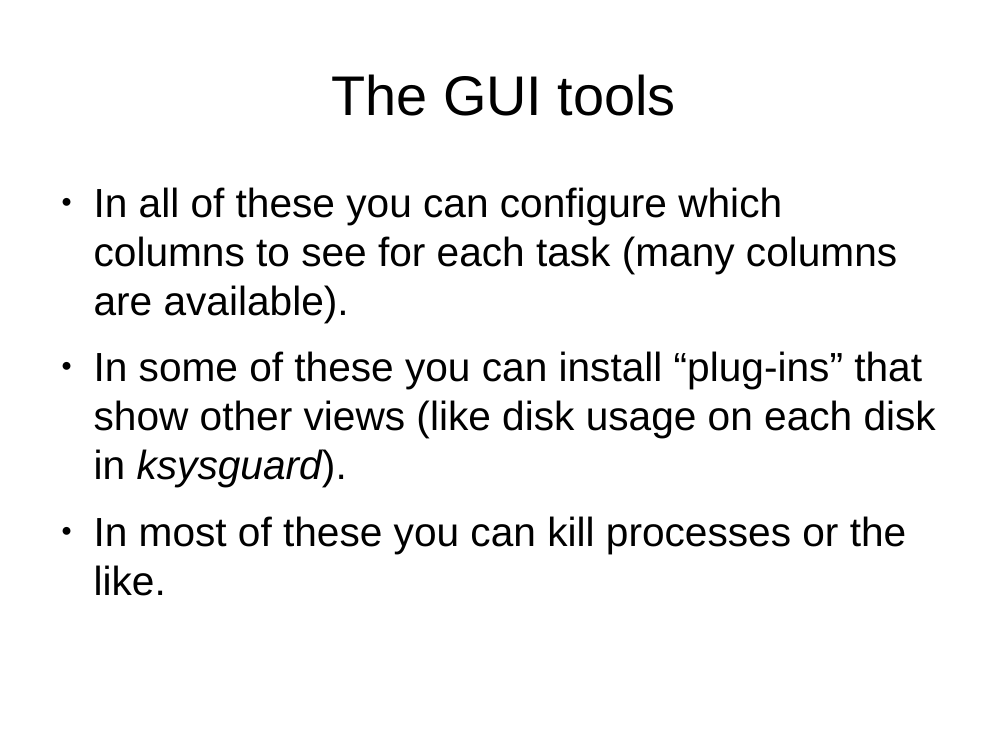
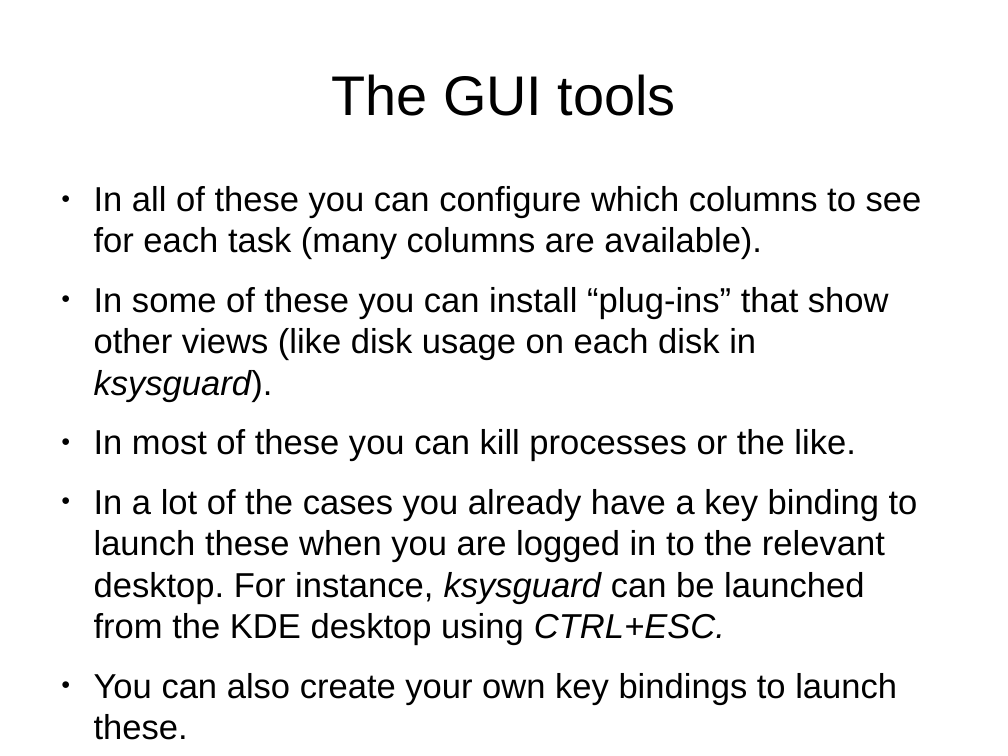
Before and after one commit to veltzer/demos-linux, a slide deck: slide 8 of doc/odp/linux_monitoring.odp. Drawn at 1008x756 pixels with LibreOffice and Linux fonts; fonts in the diff are those of the drawing. Boxes give left, top, right and bottom in pixels: in the first picture for what was removed or moved away, otherwise in the second. Text is boxed around its words. In the diff, an @@ line names an element or a change of style, - is before the commit and + after.

```diff
--- a/doc/odp/linux_monitoring.odp
+++ b/doc/odp/linux_monitoring.odp
@@ text at (94, 186, 922, 462): size 32 to 27.2 pt in "In all of these you can configure ...", "In some of these you can install ...", "In most of these you can kill ..." @@
@@ text at (94, 489, 918, 740): paragraphs added @@
+● In a lot of the cases you already have a key binding to launch these when you are logged in to the relevant desktop. For instance, ksysguard can be launched from the KDE desktop using CTRL+ESC.
+● You can also create your own key bindings to launch these.
```
Also in this commit, not shown: 4 other files.
